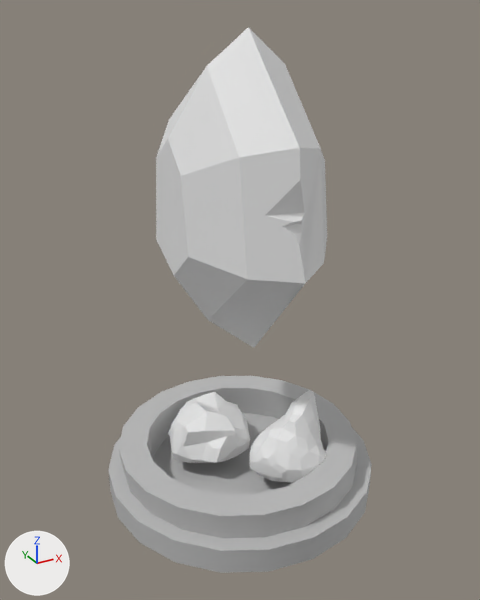
The FBX model Assets/Models/Cristal_Sólido.fbx as it was, and as the next commit left it.
Before and after are seen from a camera (50 mm lens) standing at (-6.64, -12.07, 10.51) and looking at (-0.08, -0.14, 4.55). The lights are fixed; the arrows at lower left show +X, +Y and +Z. Where no turn or scale is listed for an object, it has been applied to the vertices.
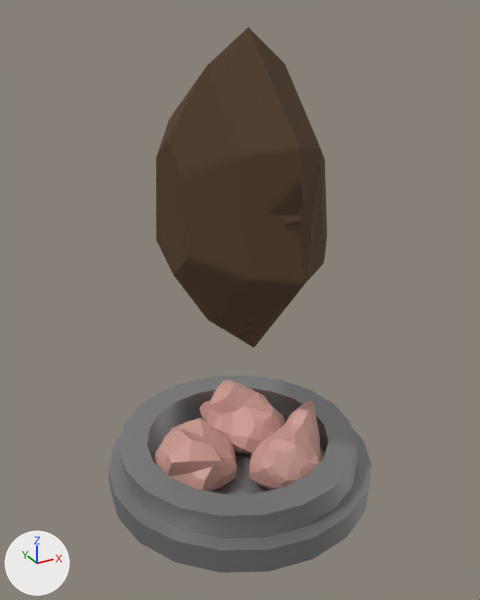
Changed parts and their boxes [x1, y1, x2, y2] in the pictures (480 x 600 px):
'Cube', recoloured (grey to brown): [156, 27, 327, 347] in both
'Plataforma', recoloured: [108, 376, 372, 573] in both
'Cube.001', recoloured, moved: before [168, 392, 250, 463]; after [153, 418, 237, 492]
'Cube.002', recoloured, moved (grey to brown): before [250, 390, 326, 483]; after [249, 400, 323, 490]
'Cube.003', added (pink): after [199, 380, 286, 455]

The change, as a diff of the scene's bpy script:
```diff
--- a/Assets/Models/Cristal_Sólido.fbx.py
+++ b/Assets/Models/Cristal_Sólido.fbx.py
@@ mat_crystal @@
+mat_crystal = principled_material('crystal')
+mat_crystal.base_color = (0.0766, 0.0343, 0.00772)  # brown #4e3415
+mat_crystal.roughness = 0.829
+mat_crystal.alpha = 0.81
@@ mat_metal @@
+mat_metal = principled_material('metal')
+mat_metal.base_color = (0.334, 0.334, 0.334)  # grey #9c9c9c
+mat_metal.metallic = 0.81
+mat_metal.roughness = 0.525
@@ mat_rock @@
+mat_rock = principled_material('rock')
+mat_rock.base_color = (0.615, 0.327, 0.28)  # pink #ce9b90
@@ me_cube_001 @@
 me_cube_001.from_pydata(...)  # 162 vertices, 160 faces; spans x -1.2..0.88, y -1.05..1.04, z -0.64..1.25
+me_cube_001.materials.append(mat_rock)  # pink #ce9b90
@@ me_mesh @@
 me_mesh.from_pydata(...)  # 142 vertices, 160 faces; spans x -3.25..3.25, y -3.25..3.25, z -0.37..0.87
-me_mesh.materials.append(mat_lambert4)  # grey #bcbcbc
+me_mesh.materials.append(mat_metal)  # grey #9c9c9c
@@ me_cube_002 @@
 me_cube_002.from_pydata(...)  # 53 vertices, 38 faces; spans x -1.57..1.52, y -2.54..2.13, z -3.37..3.38
+me_cube_002.materials.append(mat_crystal)  # brown #4e3415
@@ me_cube @@
 me_cube.from_pydata(...)  # 122 vertices, 120 faces; spans x -1.41..0.88, y -1.26..1.16, z -0.85..0.5
+me_cube.materials.append(mat_rock)  # pink #ce9b90
@@ me_cube_003 @@
+me_cube_003.from_pydata(...)  # 122 vertices, 120 faces; spans x -1.11..1.1, y -1.01..1.52, z -0.99..0.65
+me_cube_003.materials.append(mat_rock)  # pink #ce9b90
@@ ob_cube_002 @@
 ob_cube_002 = bpy.data.objects.new('Cube.002', me_cube_001)
-ob_cube_002.location = (0.85, -1.06, 0.92)
+ob_cube_002.location = (0.85, -1.06, 0.63)
@@ ob_cube_001 @@
 ob_cube_001 = bpy.data.objects.new('Cube.001', me_cube)
-ob_cube_001.location = (-0.25, 0.79, 1.12)
+ob_cube_001.location = (-0.91, 0.28, 0.83)
@@ ob_cube_003 @@
+ob_cube_003 = bpy.data.objects.new('Cube.003', me_cube_003)
+ob_cube_003.location = (0.64, 0.57, 0.83)
```
